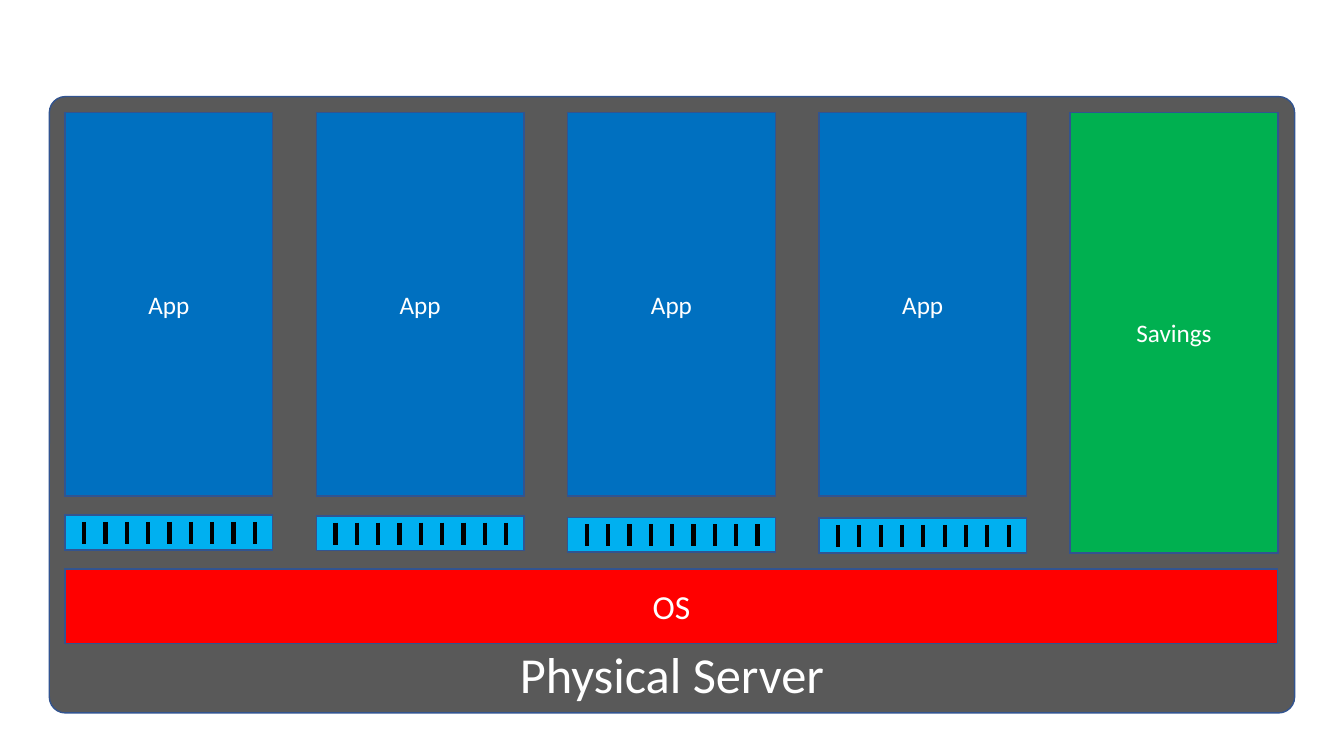
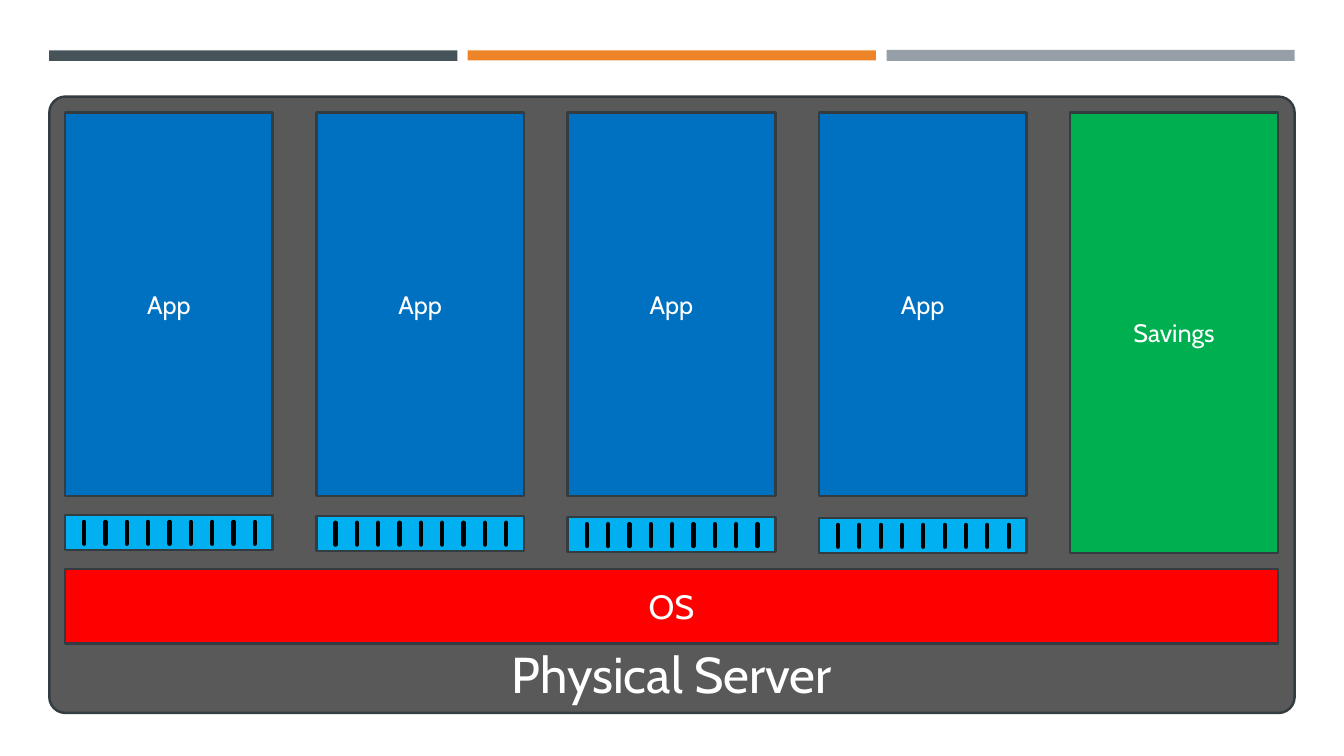
Before and after one commit to EnterpriseProductsLP/introduction-to-docker, a slide deck: slide 19 of presentation/presentation.pptx. Drawn at 1344x756 pixels with LibreOffice and Linux fonts; fonts in the diff are those of the drawing. Boxes give left, top, right and bottom in pixels: in the first picture for what was removed or moved away, otherwise in the second. Text is boxed around its words. In the diff, an @@ line names an element or a change of style, - is before the commit and + after.

```diff
--- a/presentation/presentation.pptx
+++ b/presentation/presentation.pptx
@@ rectangle added at <box>49,50,458,60</box>, fill #465359 @@
@@ rectangle added at <box>468,50,876,60</box>, fill #ED8428 @@
@@ rectangle added at <box>886,50,1295,62</box>, fill #969FA7 @@
@@ font Calibri to Cabin; outline #325491 1 pt to #343D42 1.75 pt in 7 elements at <box>49,97,1295,713</box>, <box>66,570,1278,644</box>, <box>66,112,273,496</box>, <box>317,112,524,496</box>, <box>568,112,775,496</box>, <box>819,112,1026,496</box>, <box>1071,112,1278,553</box> @@
@@ outline #325491 1 pt to #343D42 1.75 pt in 4 elements at <box>66,515,273,551</box>, <box>317,516,524,552</box>, <box>568,517,775,553</box>, <box>819,518,1026,554</box> @@
```
Also in this commit, not shown: 11 other slides changed, 2 slides added.
